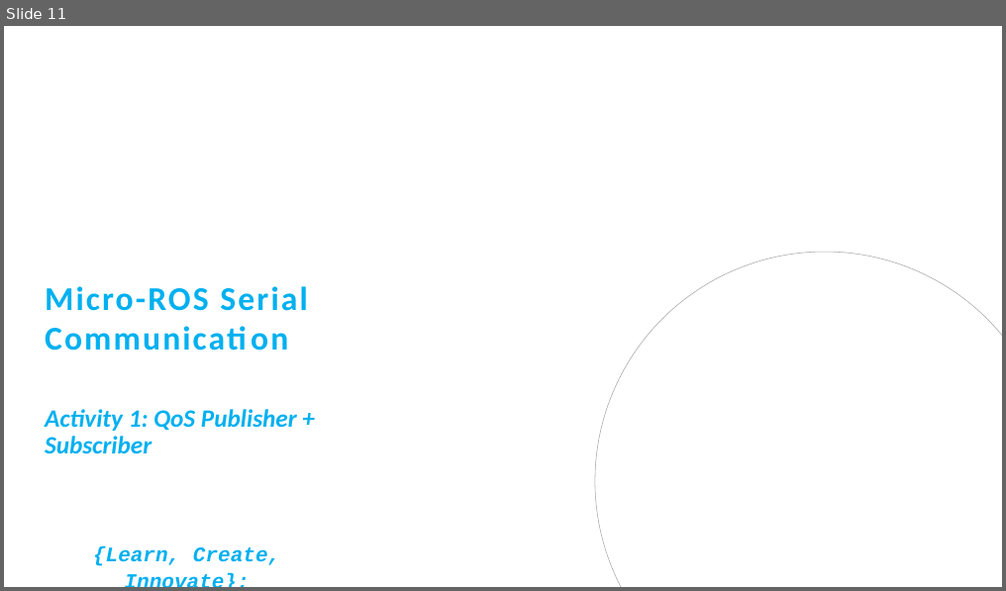
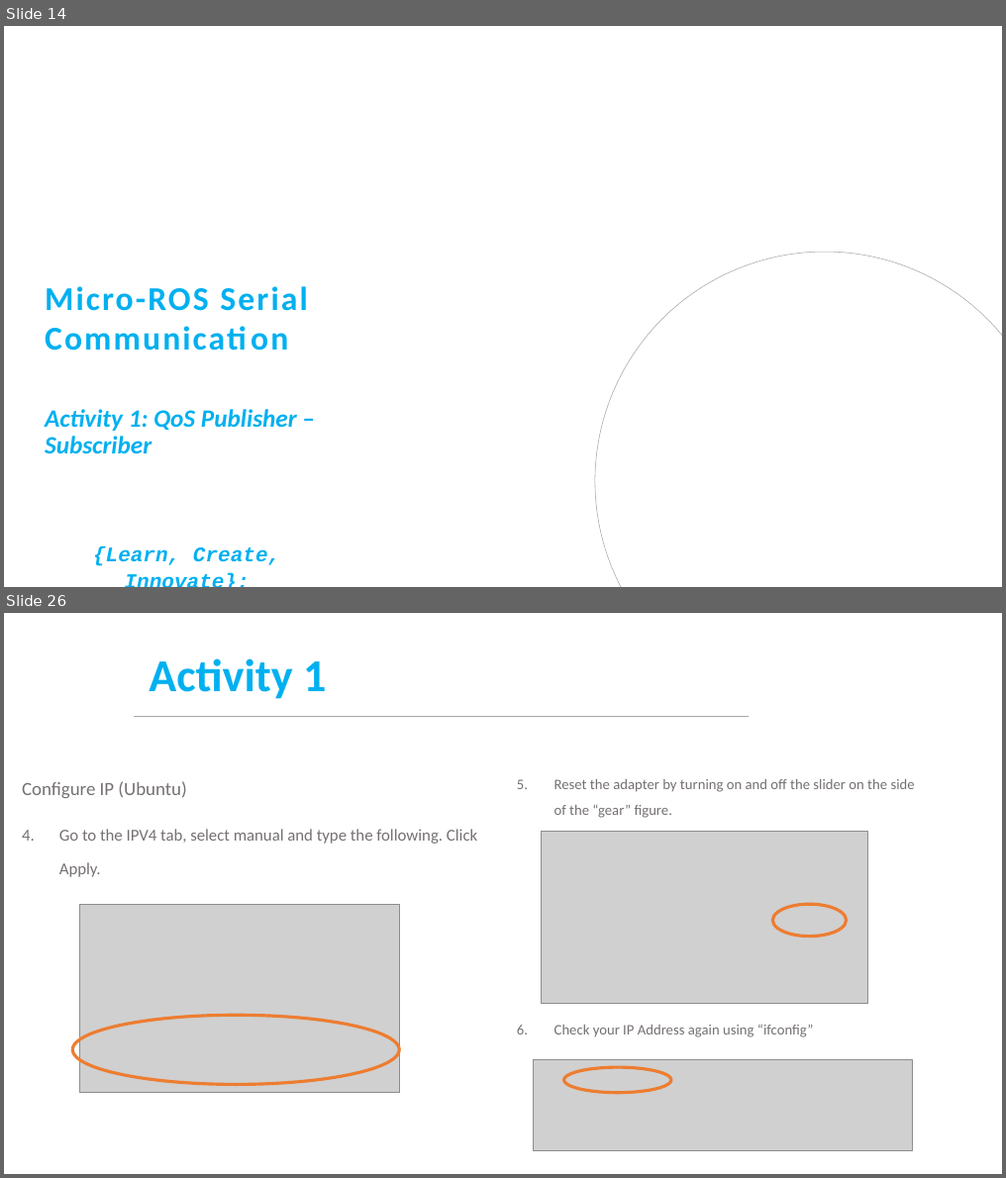
Before and after one commit to felipegarcia130/Ros2, a slide deck: Week 4/MCR2_QoS_ROS.pptx. Shown one above the other, each under a label of ours: slide 11 before the commit, slides 14 and 26 after it; the slides between them are not shown. The pictures are 1006x591 and 1006x1178 pixels, drawn with LibreOffice and Linux fonts; fonts in the diff are those of the drawing; grey boxes stand for pictures; background and template pictures are left out. Boxes give left, top, right and bottom in pixels: in the first picture for what was removed or moved away, otherwise in the second. Text is boxed around its words. In the diff, an @@ line names an element or a change of style, - is before the commit and + after.

```diff
--- a/Week 4/MCR2_QoS_ROS.pptx
+++ b/Week 4/MCR2_QoS_ROS.pptx
@@ slide 26 added at (4, 613, 1002, 1174), background #FFFFFF @@
@@ title added at (149, 659, 326, 699), 44 pt, text #00B0F0, bold @@
+Activity 1
@@ line added from (748, 716) to (134, 716), #A5A5A5 1.5 pt @@
@@ text added at (22, 781, 477, 877), 16 pt, text #767171 @@
+Configure IP (Ubuntu)
+4. Go to the IPV4 tab, select manual and type the following. Click Apply.
@@ text added at (554, 779, 915, 1038), 14 pt, text #767171 @@
+5. Reset the adapter by turning on and off the slider on the side of the “gear” figure.
+6. Check your IP Address again using “ifconfig”
@@ picture added at (541, 832, 868, 1004) @@
@@ picture added at (79, 904, 399, 1093) @@
@@ ellipse added at (773, 904, 846, 937), outline #ED7D31 3 pt @@
@@ ellipse added at (73, 1015, 399, 1084), outline #ED7D31 3 pt @@
@@ picture added at (534, 1059, 913, 1152) @@
@@ ellipse added at (564, 1067, 671, 1093), outline #ED7D31 3 pt @@
@@ what was slide 11 is now slide 14 @@
```
Also in this commit, not shown: 27 other slides added, 42 other files.
